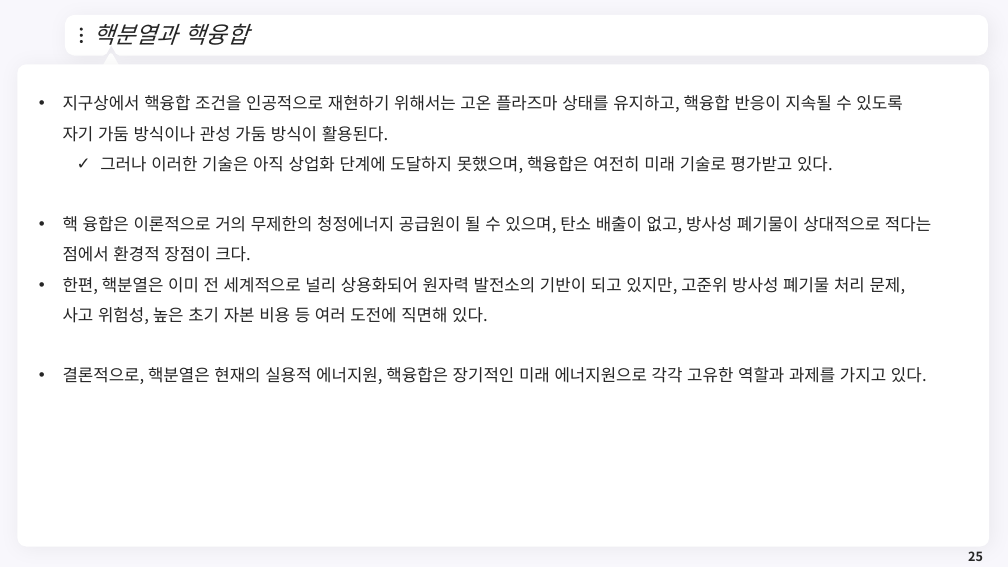
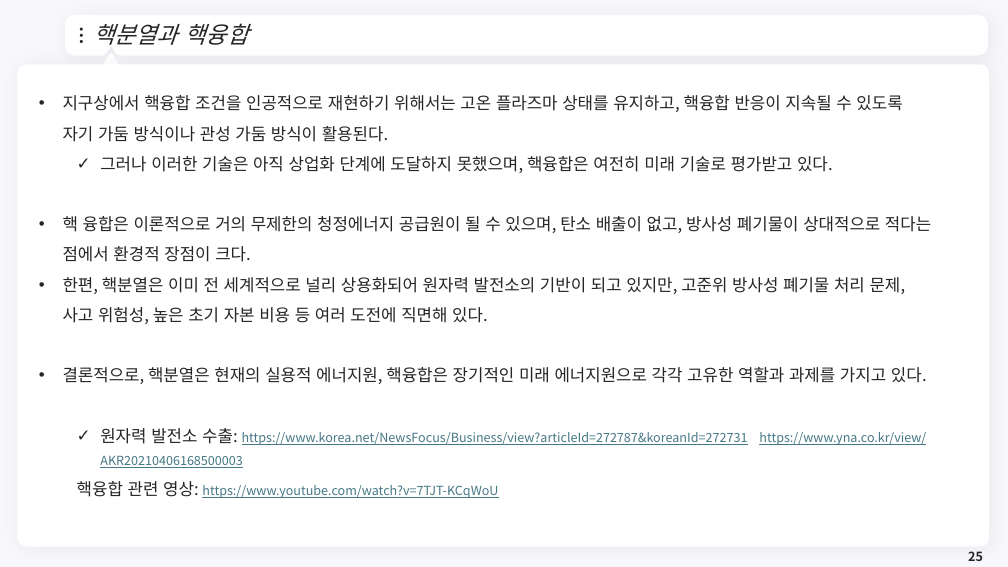
Before and after one commit to meandthey/Teaching, a slide deck: slide 25 of 에너지경제학/자원에너지경제학_Chapter_6 (원자력).pptx. Drawn at 1008x567 pixels with LibreOffice and Linux fonts; fonts in the diff are those of the drawing; background and template pictures are left out. Boxes give left, top, right and bottom in pixels: in the first picture for what was removed or moved away, otherwise in the second. Text is boxed around its words. In the diff, an @@ line names an element or a change of style, - is before the commit and + after.

```diff
--- a/에너지경제학/자원에너지경제학_Chapter_6 (원자력).pptx
+++ b/에너지경제학/자원에너지경제학_Chapter_6 (원자력).pptx
@@ text at [77, 428, 926, 498]: paragraphs added @@
+  ✓ 원자력 발전소 수출: https://www.korea.net/NewsFocus/Business/view?articleId=272787&koreanId=272731 https://www.yna.co.kr/view/AKR20210406168500003
+  핵융합 관련 영상: https://www.youtube.com/watch?v=7TJT-KCqWoU
```
